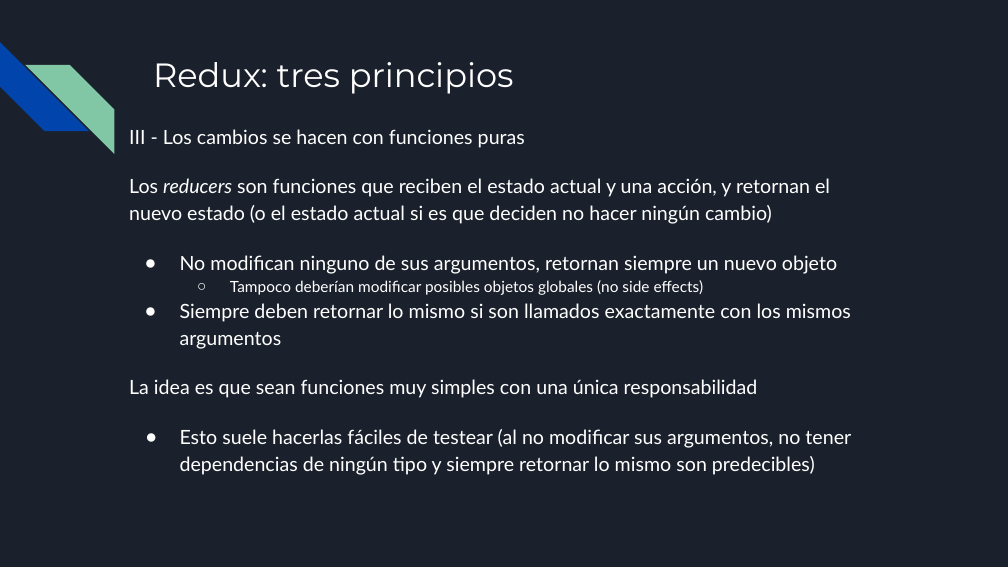
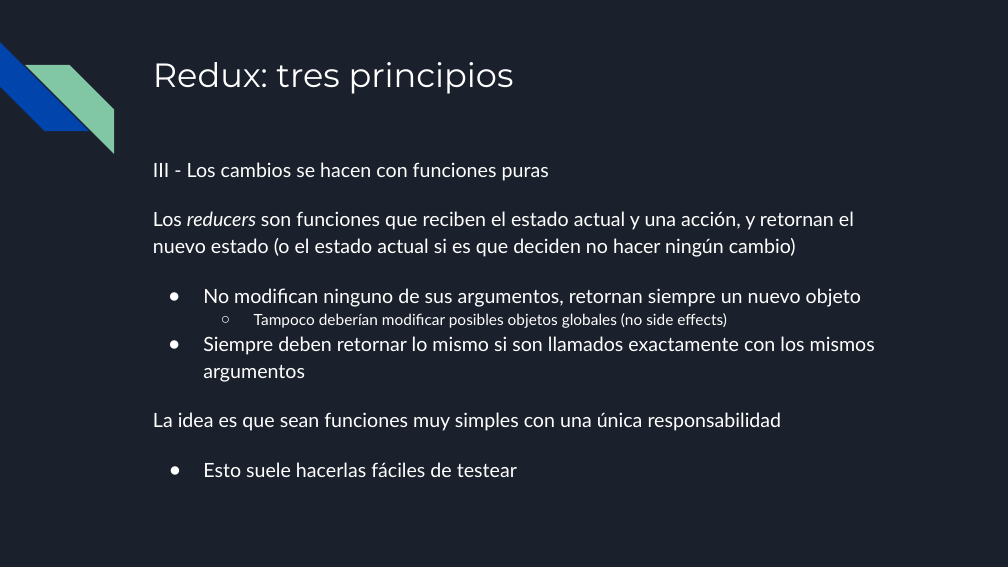
Before and after one commit to francisco-pinchentti/react-basics, a slide deck: slide 20 of docs/React.odp. Drawn at 1008x567 pixels with LibreOffice and Linux fonts; fonts in the diff are those of the drawing. Boxes give left, top, right and bottom in pixels: in the first picture for what was removed or moved away, otherwise in the second. Text is boxed around its words. In the diff, an @@ line names an element or a change of style, - is before the commit and + after.

```diff
--- a/docs/React.odp
+++ b/docs/React.odp
@@ text "III - Los cambios se ...": place and size @@
-text "III - Los cambios se ..." at <box>129,129,851,475</box>
+text "III - Los cambios se ..." at <box>153,162,875,477</box>
@@ text at <box>203,462,517,477</box>: text changed @@
-● Esto suele hacerlas fáciles de testear (al no modificar sus argumentos, no tener dependencias de ningún tipo y siempre retornar lo mismo son predecibles)
+● Esto suele hacerlas fáciles de testear
```
Also in this commit, not shown: 14 other slides changed, 1 slide added, 2 slides removed.
